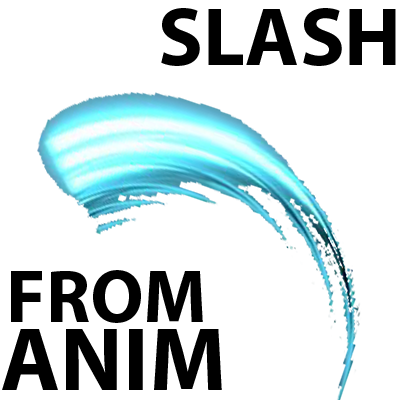
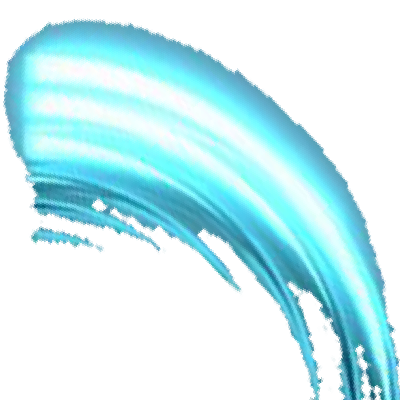
The second 400 × 400 image is a revision of the first. Changes to its layers:
hid "SLASH" over [161, 8, 396, 66]
hid "FROM" over [11, 270, 203, 323]
hid "ANIM" over [2, 329, 222, 390]
painted on "Layer 6" over [2, 16, 400, 400]
